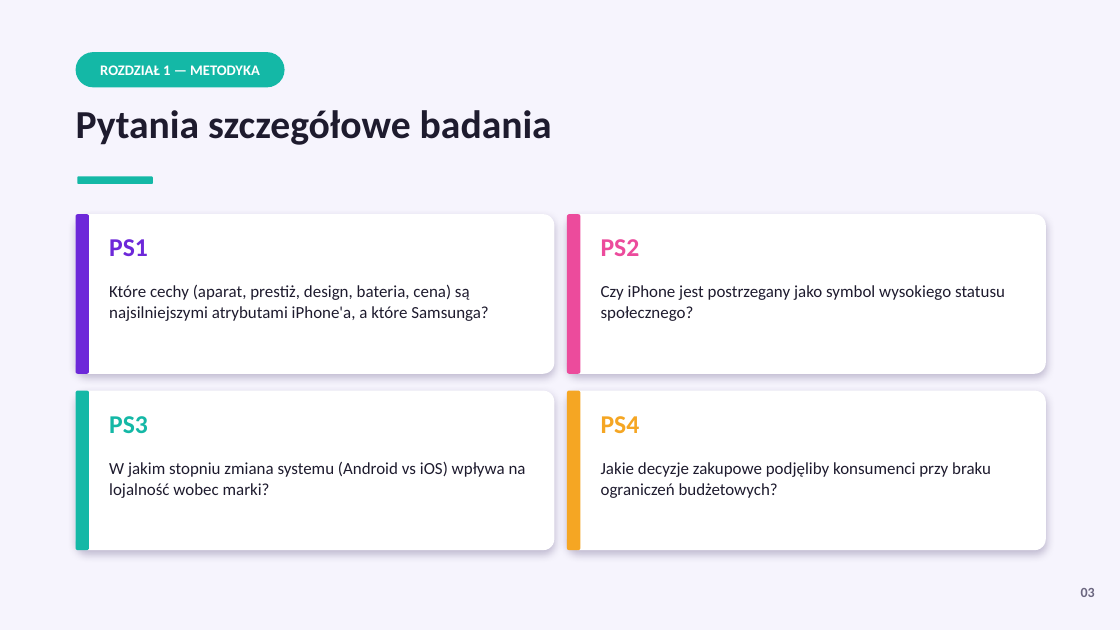
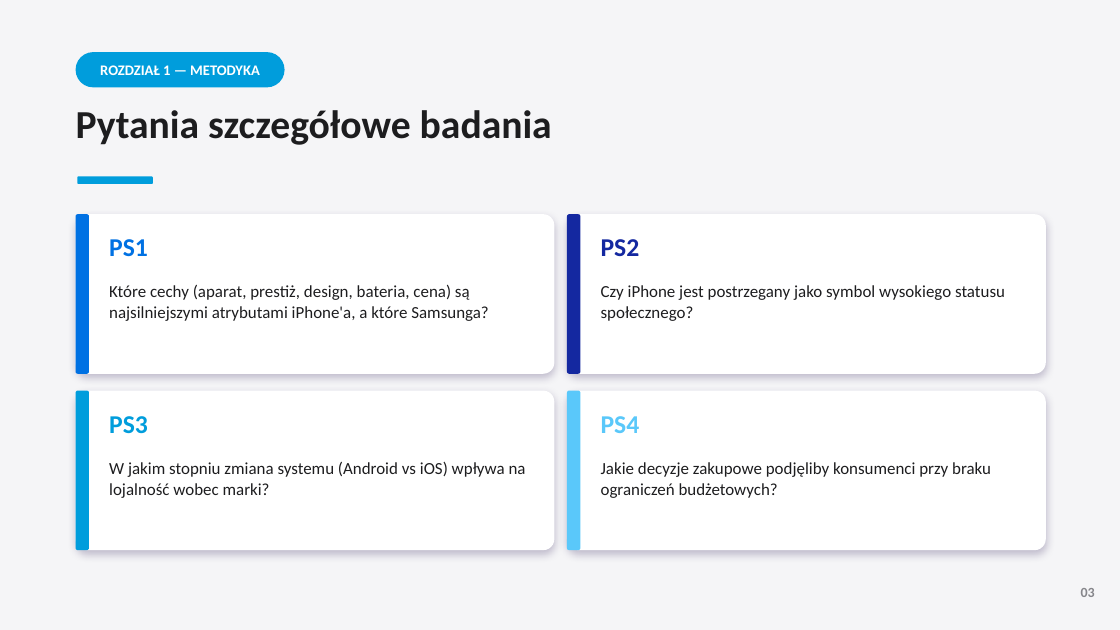
Before and after one commit to mattty1/mattty1, a slide deck: slide 3 of Prezentacja_iPhone_vs_Samsung.pptx. Drawn at 1120x630 pixels with LibreOffice and Linux fonts; fonts in the diff are those of the drawing. Boxes give left, top, right and bottom in pixels: in the first picture for what was removed or moved away, otherwise in the second. Text is boxed around its words. In the diff, an @@ line names an element or a change of style, - is before the commit and + after.

```diff
--- a/Prezentacja_iPhone_vs_Samsung.pptx
+++ b/Prezentacja_iPhone_vs_Samsung.pptx
@@ rectangle at [0, 0, 1120, 630]: fill #F6F4FD to #F5F5F7 @@
@@ rounded rectangle at [76, 214, 89, 374]: fill #6D28D9 to #0071E3 @@
@@ text "PS1" at [109, 239, 148, 256]: text colour #6D28D9 to #0071E3 @@
@@ rounded rectangle at [567, 214, 581, 374]: fill #EC4B9C to #1428A0 @@
@@ text "PS2" at [601, 239, 640, 256]: text colour #EC4B9C to #1428A0 @@
@@ fill #14B8A6 to #009DDC in 3 elements at [76, 52, 285, 87], [77, 176, 153, 184], [76, 391, 89, 550] @@
@@ text "PS3" at [109, 416, 148, 433]: text colour #14B8A6 to #009DDC @@
@@ rounded rectangle at [567, 391, 581, 550]: fill #F5A623 to #5AC8FA @@
@@ text "PS4" at [601, 416, 640, 433]: text colour #F5A623 to #5AC8FA @@
@@ text colour #1E1B2E to #1D1D1F in 5 elements at [76, 110, 552, 145], [109, 285, 488, 321], [601, 285, 1005, 321], [109, 462, 526, 498], [601, 462, 991, 498] @@
@@ text "03" at [1081, 588, 1095, 597]: text colour #6B6680 to #86868B @@
```
Also in this commit, not shown: 11 other slides changed, 2 other files.
